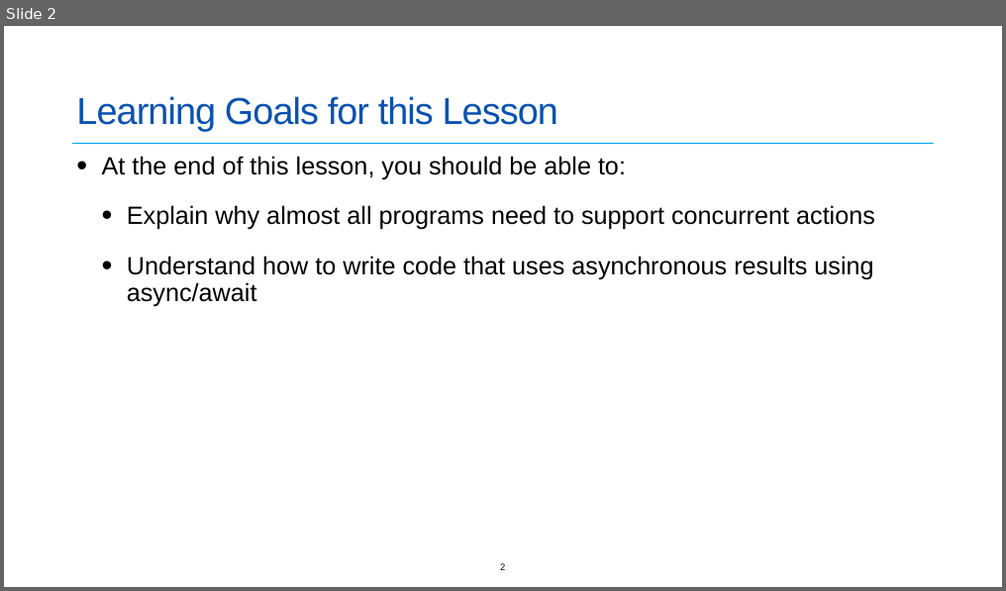
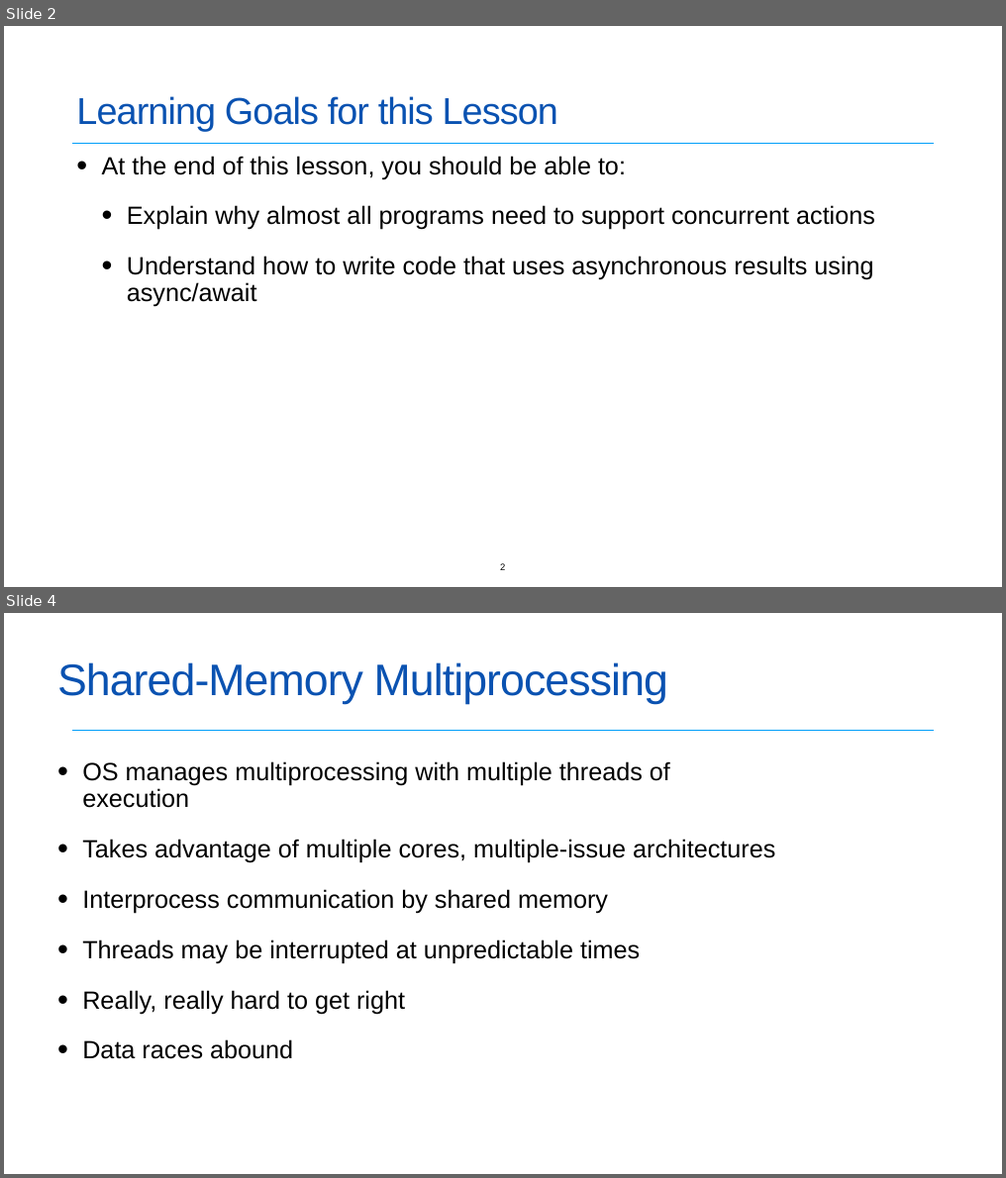
Before and after one commit to neu-se/CS4530-Spring-2022, a slide deck: Slides/Lesson 4.1 Concurrent Programming.pptx. Shown one above the other, each under a label of ours: slide 2 before the commit, slides 2 and 4 after it; the slides between them are not shown. The pictures are 1006x591 and 1006x1178 pixels, drawn with LibreOffice and Linux fonts; fonts in the diff are those of the drawing. Boxes give left, top, right and bottom in pixels: in the first picture for what was removed or moved away, otherwise in the second. Text is boxed around its words. In the diff, an @@ line names an element or a change of style, - is before the commit and + after.

```diff
--- a/Slides/Lesson 4.1 Concurrent Programming.pptx
+++ b/Slides/Lesson 4.1 Concurrent Programming.pptx
@@ slide 4 added at (4, 613, 1002, 1174), background #FFFFFF; not listed: 1 template element that a slide beside it also shows @@
@@ title added at (57, 663, 668, 704), 42.5 pt, text #0A52B1 @@
+Shared-Memory Multiprocessing
@@ text added at (82, 761, 775, 1059), 24 pt, text #000000 @@
+• OS manages multiprocessing with multiple threads of execution
+• Takes advantage of multiple cores, multiple-issue architectures
+• Interprocess communication by shared memory
+• Threads may be interrupted at unpredictable times
+• Really, really hard to get right
+• Data races abound
```
Also in this commit, not shown: 1 slide changed, 18 other slides added, 7 slides removed.
